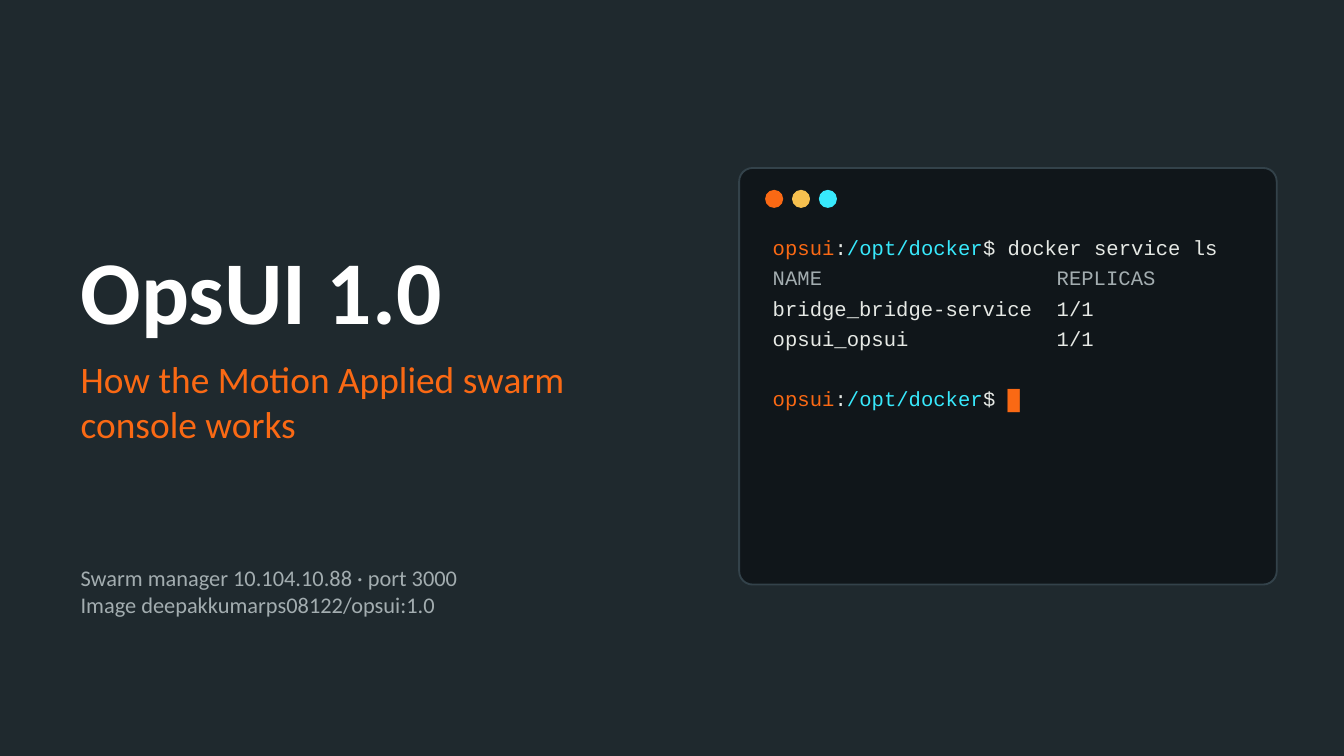
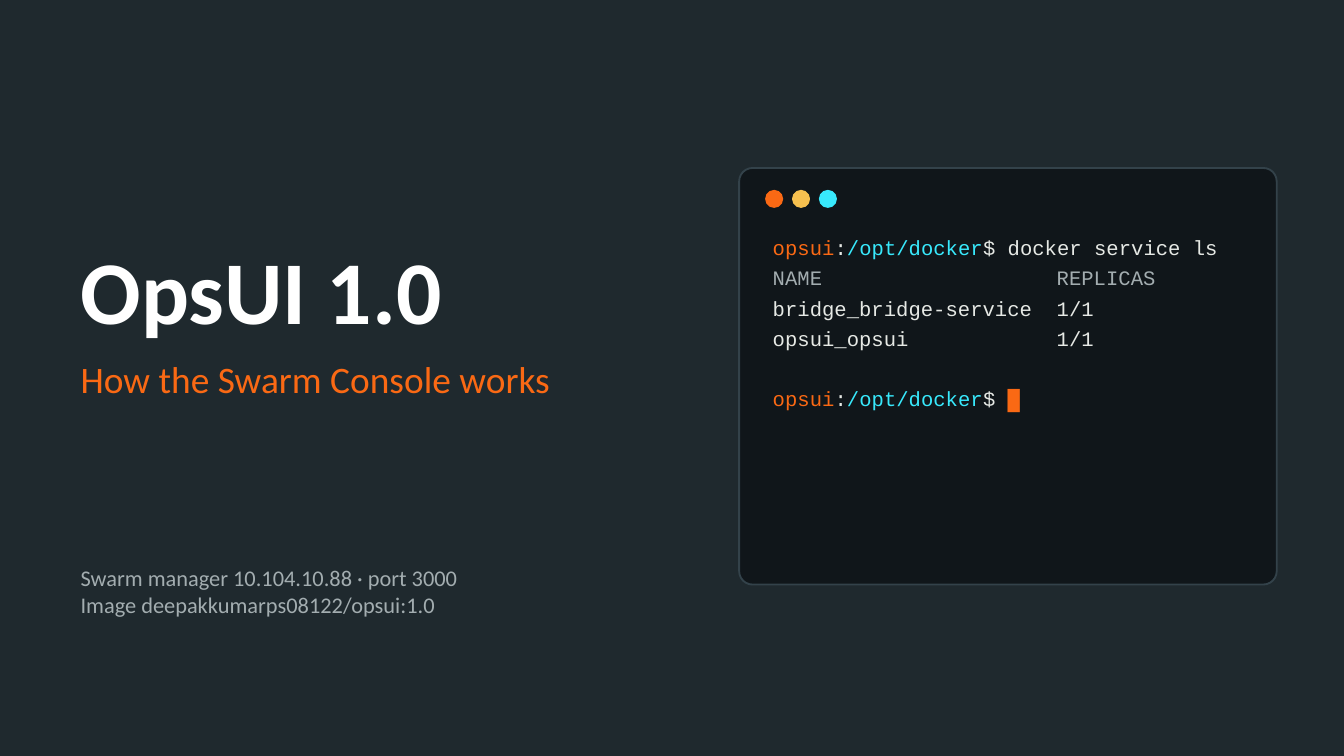
Before and after one commit to deepakkumar-ps/OpsUI, a slide deck: slide 1 of docs/OpsUI-1.0-How-it-works.pptx. Drawn at 1344x756 pixels with LibreOffice and Linux fonts; fonts in the diff are those of the drawing. Boxes give left, top, right and bottom in pixels: in the first picture for what was removed or moved away, otherwise in the second. Text is boxed around its words. In the diff, an @@ line names an element or a change of style, - is before the commit and + after.

Commit message:
Update OpsUI-1.0 presentation file with latest changes

```diff
--- a/docs/OpsUI-1.0-How-it-works.pptx
+++ b/docs/OpsUI-1.0-How-it-works.pptx
@@ text at bbox=[81, 367, 549, 394]: text changed @@
-How the Motion Applied swarm console works
+How the Swarm Console works
```
Also in this commit, not shown: 2 other slides changed, 2 slides removed.
